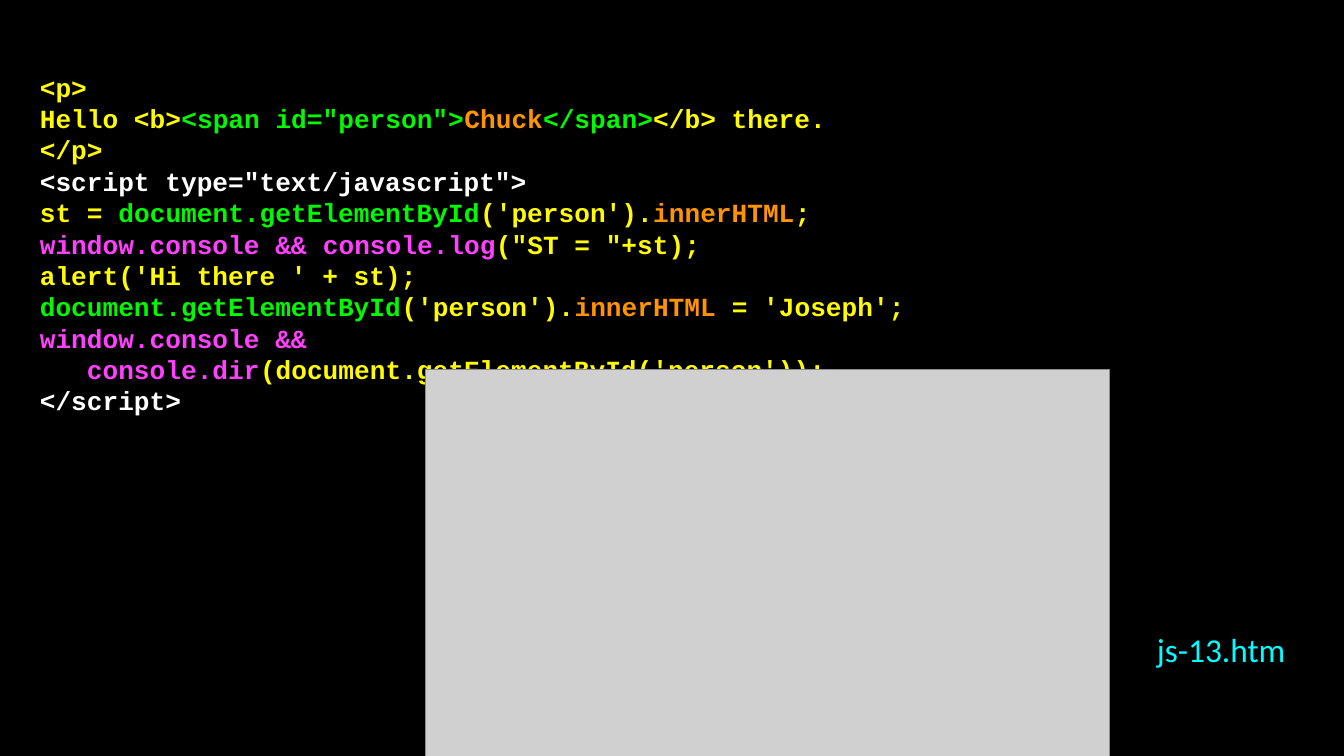
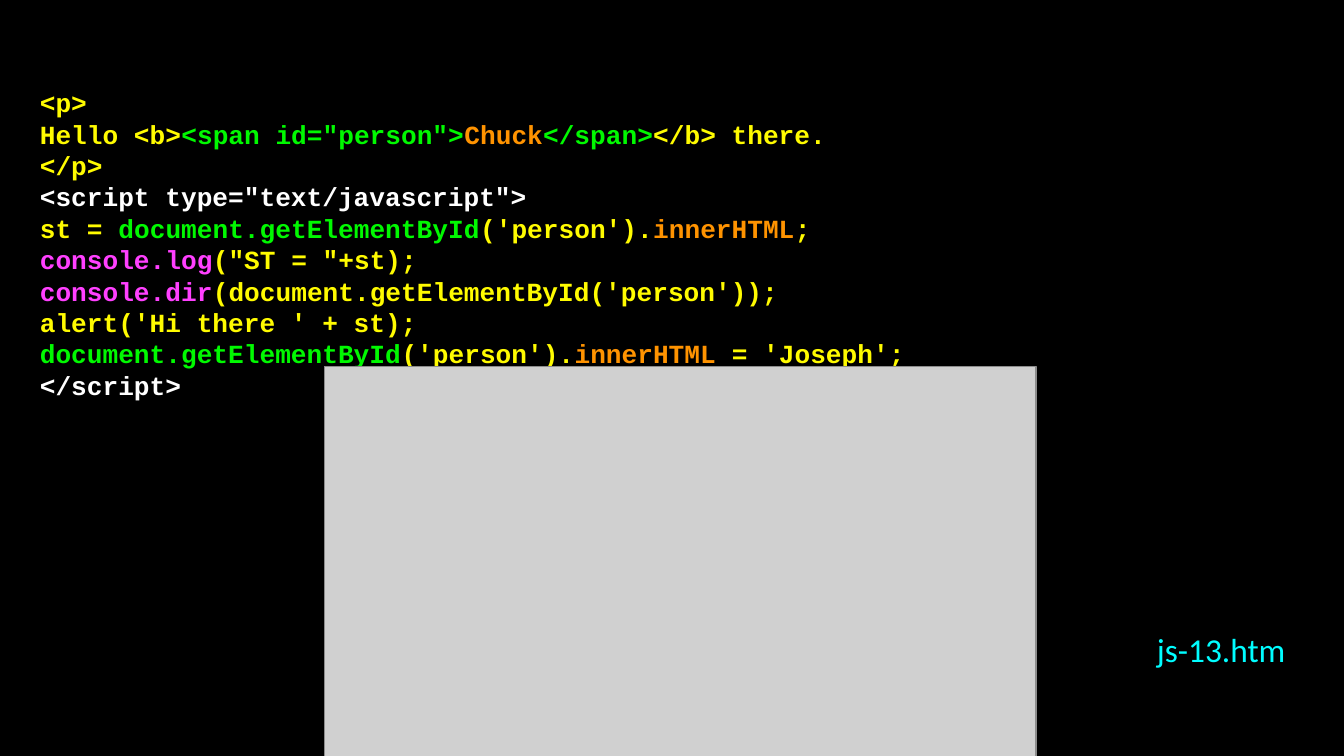
Before and after one commit to csev/wa4e, a slide deck: slide 50 of lectures/JS-01-JavaScript.ppt. Drawn at 1344x756 pixels with LibreOffice and Linux fonts; fonts in the diff are those of the drawing; grey boxes stand for pictures. Boxes give left, top, right and bottom in pixels: in the first picture for what was removed or moved away, otherwise in the second. Text is boxed around its words. In the diff, an @@ line names an element or a change of style, - is before the commit and + after.

```diff
--- a/lectures/JS-01-JavaScript.ppt
+++ b/lectures/JS-01-JavaScript.ppt
@@ text in free at (40, 251, 778, 307): text changed; text colour #FF40FF to #FFFB00 @@
-window.console && console.log("ST = "+st);
+console.log("ST = "+st);
+console.dir(document.getElementById('person'));
@@ text in free at (40, 329, 825, 387): paragraphs removed @@
-window.console &&
-console.dir(document.getElementById('person'));
@@ picture: place and size @@
-picture at (426, 370, 1110, 756)
+picture at (325, 367, 1036, 756)
```
Also in this commit, not shown: 3 other slides changed, 3 other files.
